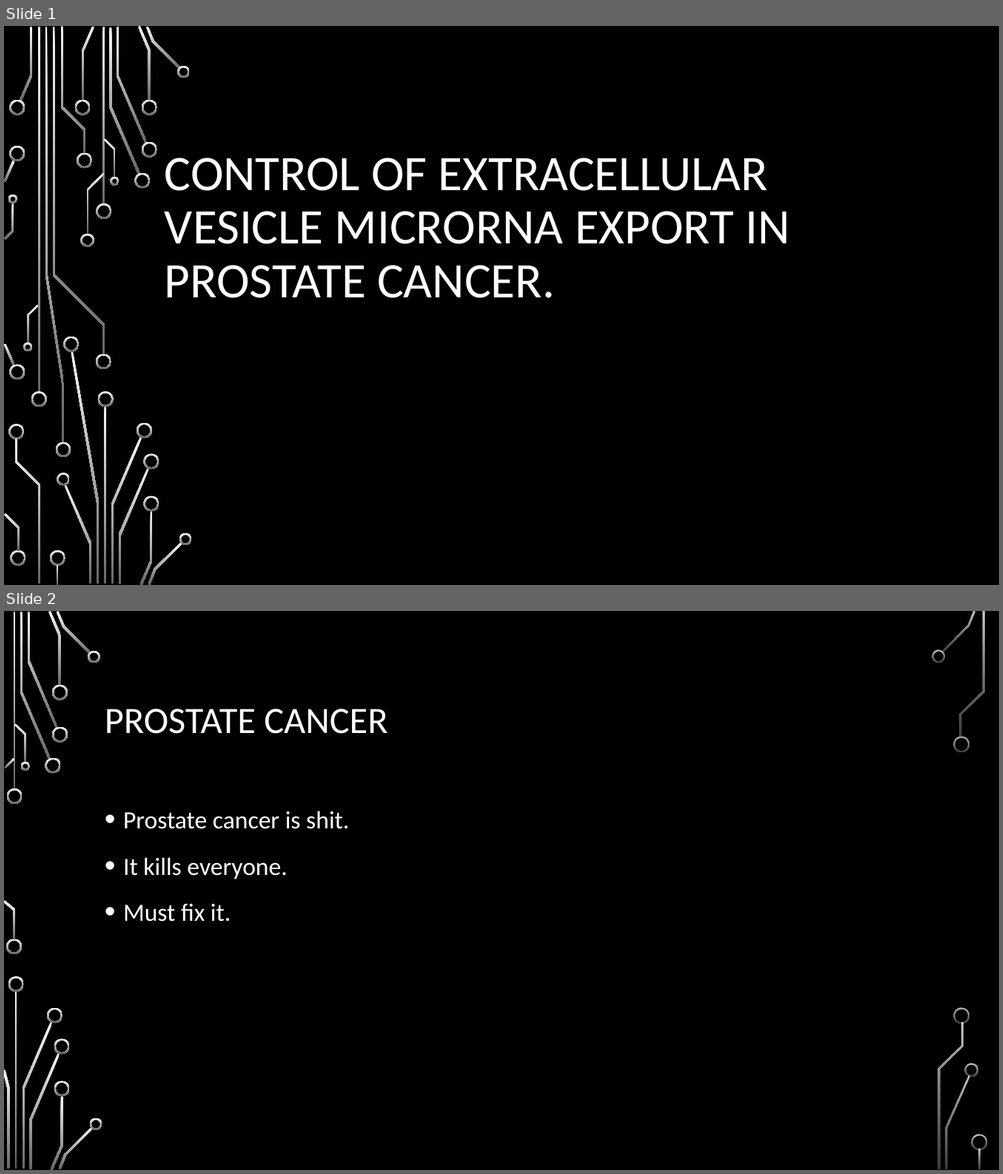
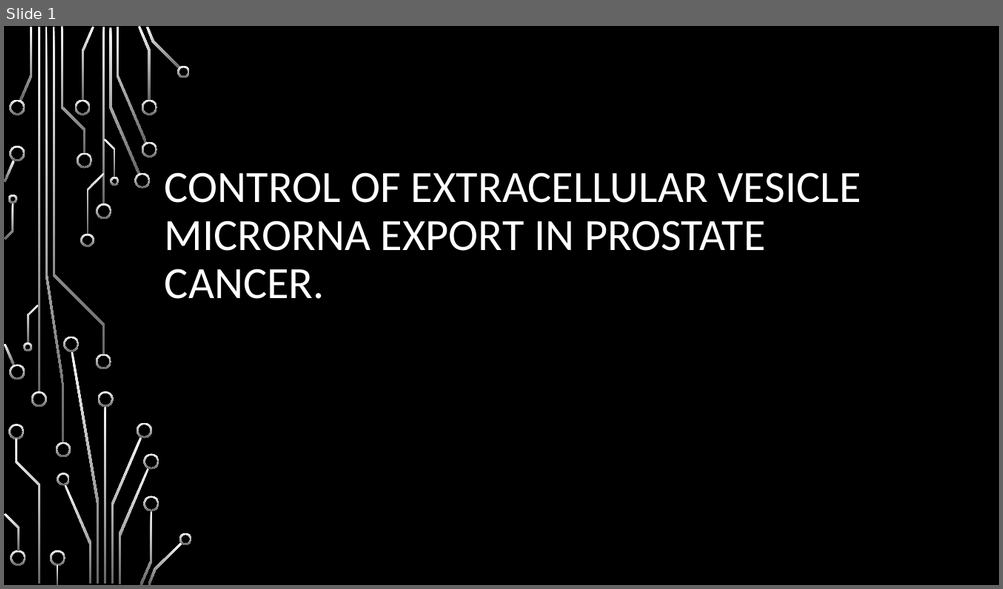
Before and after one commit to HarleyRobinson/Honours2, a slide deck: BackgroundInfo/MeetingSept.pptx. Shown one above the other, each under a label of ours: slides 1 and 2 before the commit, slide 1 after it. The pictures are 1003x1174 and 1003x589 pixels, drawn with LibreOffice and Linux fonts; fonts in the diff are those of the drawing; background and template pictures are left out. Boxes give left, top, right and bottom in pixels: in the first picture for what was removed or moved away, otherwise in the second. Text is boxed around its words. In the diff, an @@ line names an element or a change of style, - is before the commit and + after.

```diff
--- a/BackgroundInfo/MeetingSept.pptx
+++ b/BackgroundInfo/MeetingSept.pptx
@@ slide 2 removed at (4, 611, 999, 1170), background picture (left out) @@
@@ title removed at (105, 709, 387, 734) @@
-PROSTATE CANCER
@@ text removed at (123, 811, 349, 922) @@
-• Prostate cancer is shit.
-• It kills everyone.
-• Must fix it.
@@ group removed at (4, 611, 987, 1170): 33 freeform shapes, 3 rectangles @@
@@ slide 1 changed as well @@
@@ title "CONTROL OF EXTRACELLULAR VESICLE MICRORNA ..." at (165, 173, 861, 299): size 48 to 43.2 pt @@
```
Also in this commit, not shown: 8 other slides changed, 1 slide added, 22 other files.
